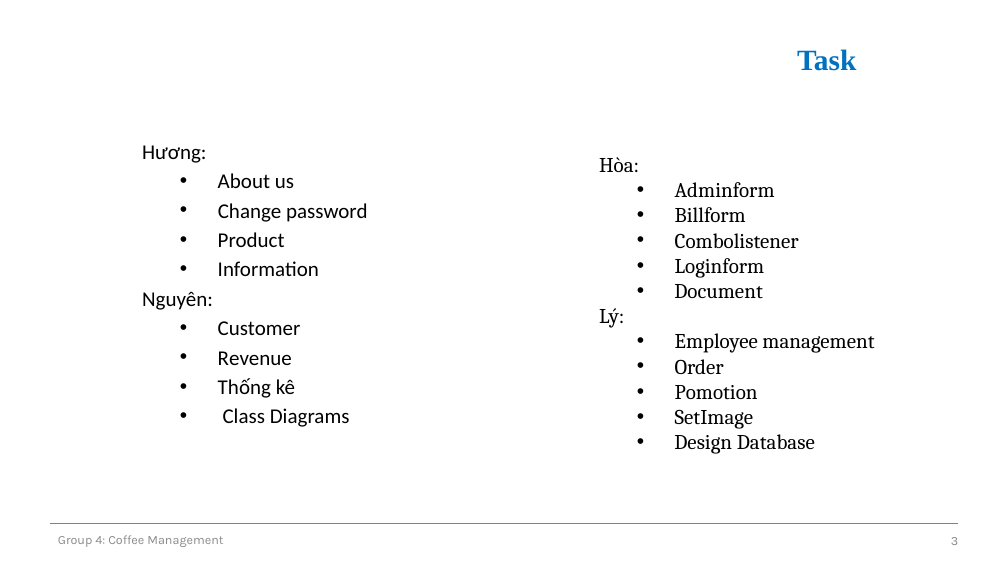
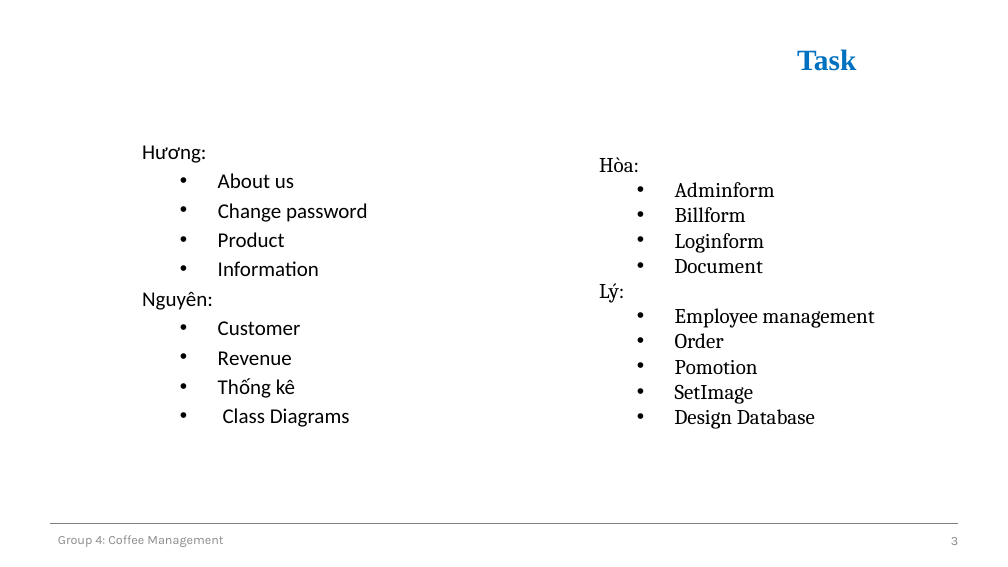
Before and after one commit to HoaLD20/Coffee-Management, a slide deck: slide 3 of Present.pptx. Drawn at 1008x567 pixels with LibreOffice and Linux fonts; fonts in the diff are those of the drawing; background and template pictures are left out. Boxes give left, top, right and bottom in pixels: in the first picture for what was removed or moved away, otherwise in the second. Text is boxed around its words. In the diff, an @@ line names an element or a change of style, - is before the commit and + after.

Commit message:
present

```diff
--- a/Present.pptx
+++ b/Present.pptx
@@ text at [675,233,799,249]: paragraph removed @@
-  • Combolistener
```
